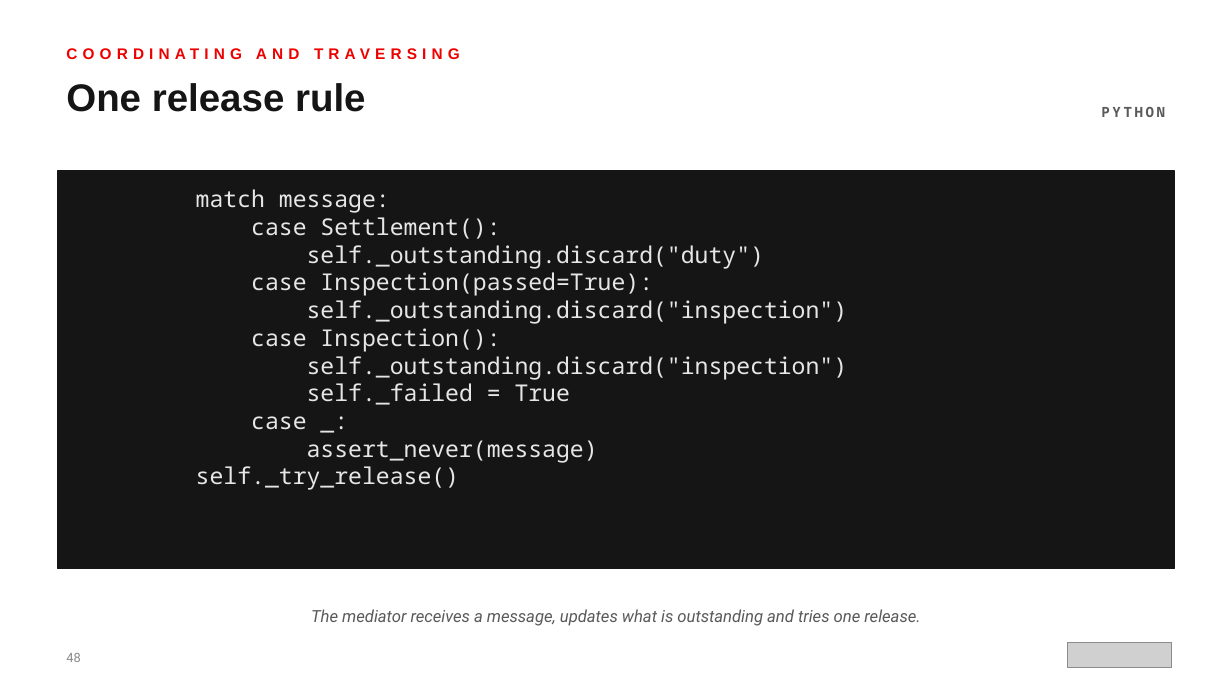
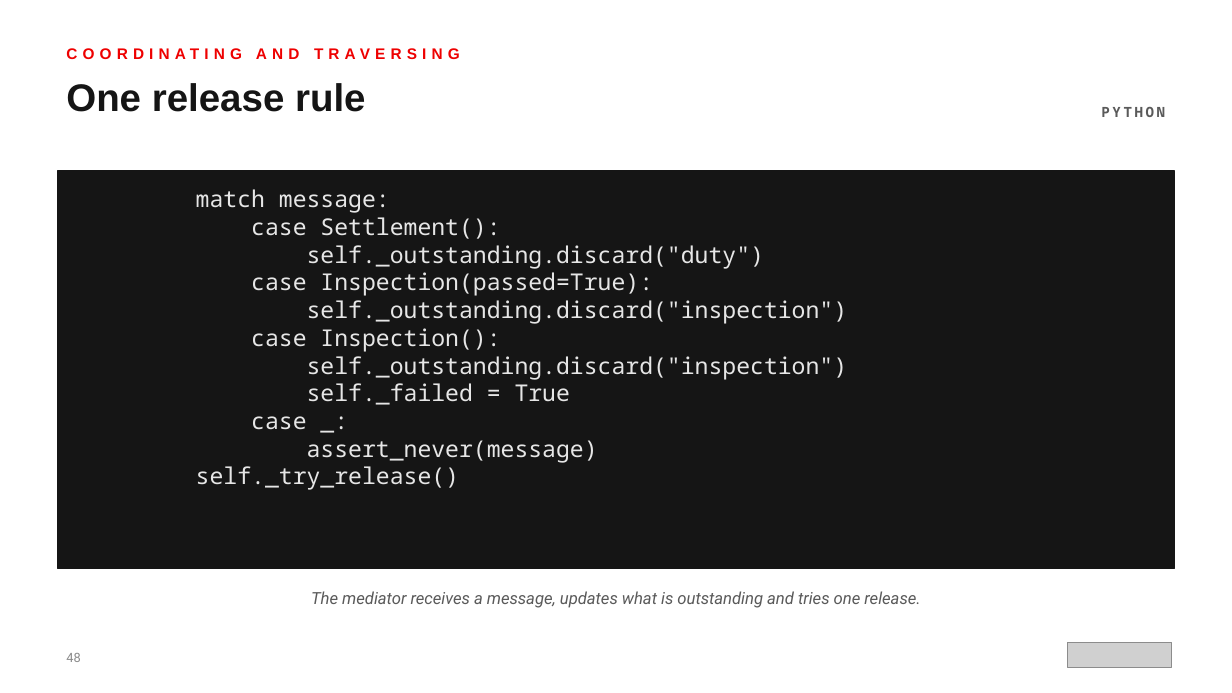
Before and after one commit to patterncatalyst/design-patterns-with-python, a slide deck: slide 48 of presentation/design-patterns-with-python-101-patterns-and-solid.pptx. Drawn at 1232x693 pixels with LibreOffice and Linux fonts; fonts in the diff are those of the drawing; grey boxes stand for pictures. Boxes give left, top, right and bottom in pixels: in the first picture for what was removed or moved away, otherwise in the second. Text is boxed around its words. In the diff, an @@ line names an element or a change of style, - is before the commit and + after.

```diff
--- a/presentation/design-patterns-with-python-101-patterns-and-solid.pptx
+++ b/presentation/design-patterns-with-python-101-patterns-and-solid.pptx
@@ text "The mediator receives a message, ..." moved from (x1=311, y1=609, x2=920, y2=626) to (x1=311, y1=591, x2=920, y2=608) @@
```
Also in this commit, not shown: 23 other slides changed, 5 other files.
